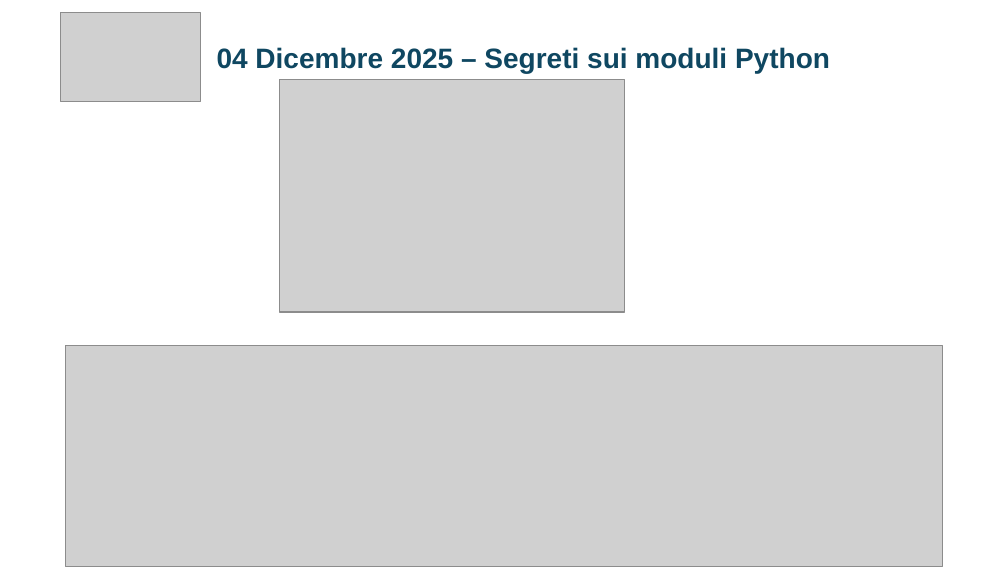
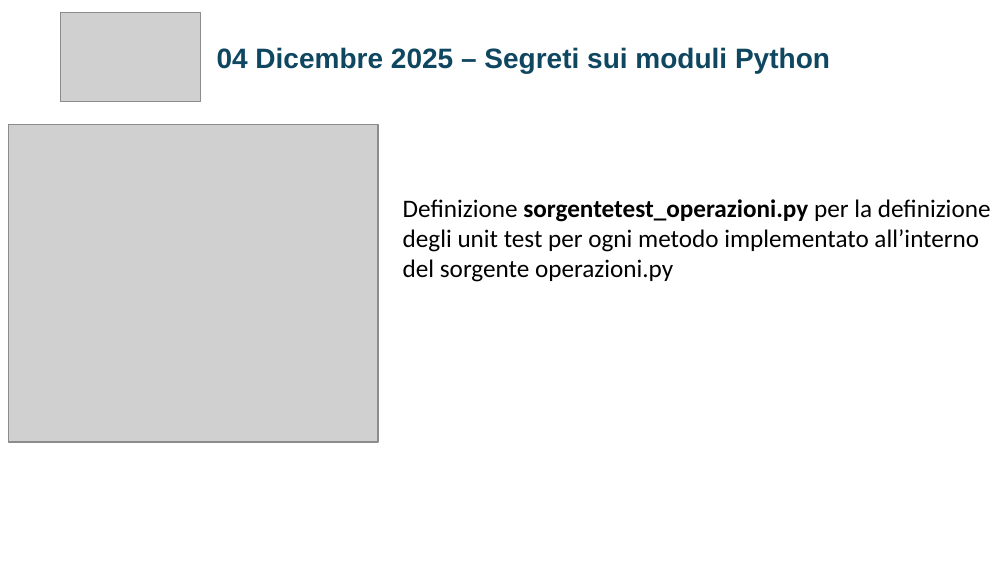
Before and after one commit to jobFrancoNet/segretiModulePython, a slide deck: slide 16 of SEGRETI_MODULI_PYTHON_FINALSLIDE.pptx (slide 18 before the commit). Drawn at 1008x567 pixels with LibreOffice and Linux fonts; fonts in the diff are those of the drawing; grey boxes stand for pictures. Boxes give left, top, right and bottom in pixels: in the first picture for what was removed or moved away, otherwise in the second. Text is boxed around its words. In the diff, an @@ line names an element or a change of style, - is before the commit and + after.

```diff
--- a/SEGRETI_MODULI_PYTHON_FINALSLIDE.pptx
+++ b/SEGRETI_MODULI_PYTHON_FINALSLIDE.pptx
@@ picture removed at [279, 80, 625, 312] @@
@@ picture added at [8, 125, 378, 443] @@
@@ text added at [403, 199, 991, 282], 18 pt, text #000000 @@
+Definizione sorgentetest_operazioni.py per la definizione degli unit test per ogni metodo implementato all’interno
+del sorgente operazioni.py
@@ picture removed at [66, 346, 942, 567] @@
```
Also in this commit, not shown: 11 other slides changed, 15 slides added, 6 slides removed, 29 other files.
